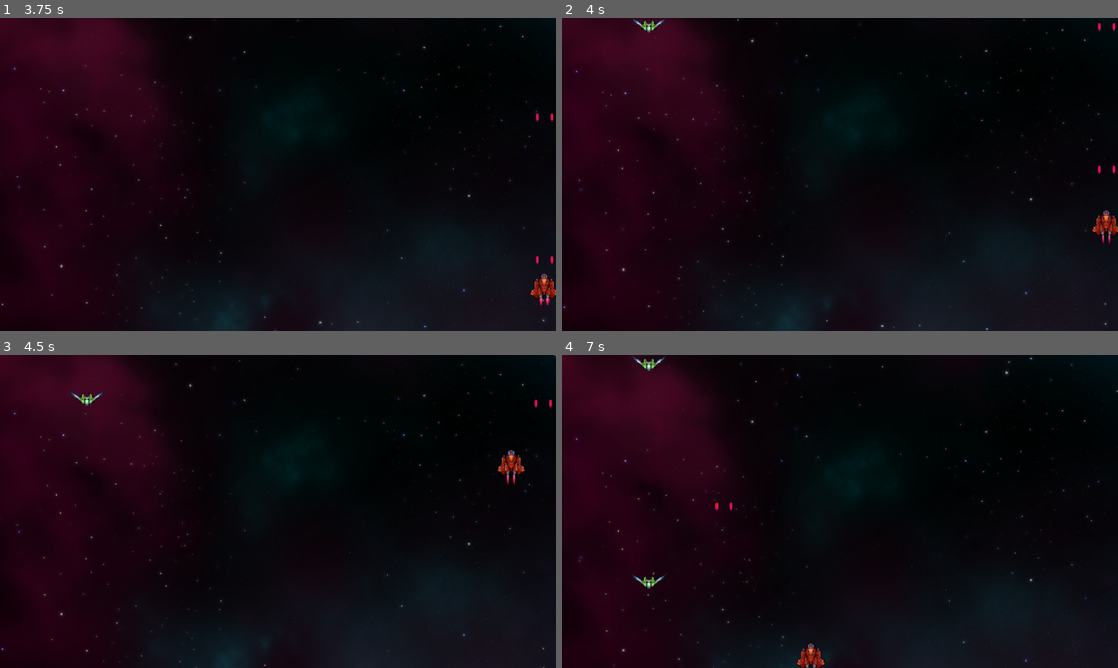
Above: before the commit, frames 1-4 (two rows, left to right).
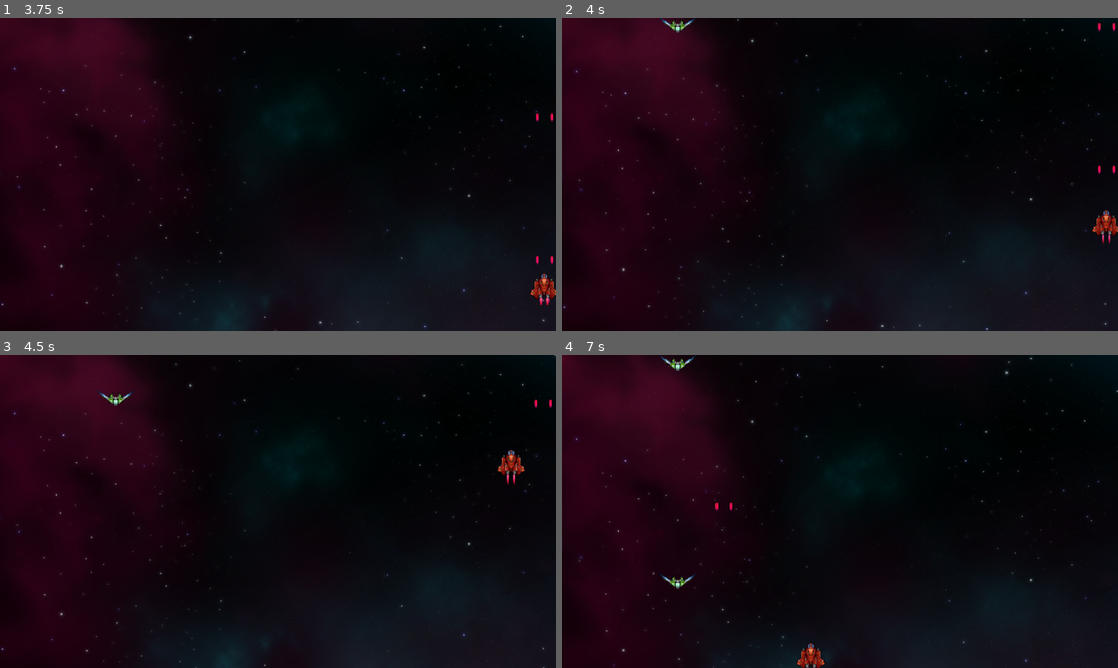
Above: after the commit, the same moments.

Repository: etse/2D-arcade-shooter
Game: Godot game, scene res://screens/MainMenu/MainMenu.tscn
Same seed, same stepped clock (60 frames per second), same inputs: the game is played once before the commit and once after it.
Inputs:
- Up to frame 1 (3.75 s): click "Start game" at 0.5 s; hold Right (move_right) 1.28-2.03 s; hold Space (shoot) 1.28-2.03 s; hold Down (move_down) 2.03-2.78 s; tap Space (shoot) at 2.1, 3.6 s; hold Right (move_right) 2.78-3.53 s; hold Space (shoot) 2.78-3.53 s; hold Up (move_up) from 3.53 s (still down)
- Up to frame 2 (4 s): keep holding Up (move_up)
- Up to frame 3 (4.5 s): release Up (move_up) at 4.28 s; hold Left (move_left) from 4.28 s (still down); hold Space (shoot) from 4.28 s (still down)
- Up to frame 4 (7 s): release Space (shoot) at 5.03 s; tap Space (shoot) at 5.1, 6.6 s; release Left (move_left) at 5.78 s; hold Down (move_down) 5.78-6.53 s; hold Space (shoot) 5.78-6.53 s; hold Right (move_right) from 6.53 s (still down)

Frame 1 is identical in both runs. In frame 2, 0.2% of the frame differs, in the area x 12-24%, y 0-5%; in frame 3, 0.2%; in frame 4, 0.4%, in the area x 12-25%, y 0-75%.

Commit message:
Legger til flere spawnpunkter i level 1

Diff:
--- a/screens/Level/levels/Level1.tscn
+++ b/screens/Level/levels/Level1.tscn
@@ -10,11 +10,22 @@
 autostart = true
 
 [node name="StartLeft" type="Position2D" parent="."]
-position = Vector2( 300, -90 )
+position = Vector2( 400, -90 )
+
+[node name="StartCenter" type="Position2D" parent="."]
+position = Vector2( 950, -90 )
+
+[node name="StartRight" type="Position2D" parent="."]
+position = Vector2( 1500, -90 )
 
 [node name="EndLeft" type="Position2D" parent="."]
-position = Vector2( 300, 1170 )
+position = Vector2( 400, 1170 )
+
+[node name="EndCenter" type="Position2D" parent="."]
+position = Vector2( 950, 1170 )
+
+[node name="EndRight" type="Position2D" parent="."]
+position = Vector2( 1500, 1170 )
 
 [node name="tween" type="Tween" parent="."]
-
 [connection signal="timeout" from="Timer" to="." method="_on_Timer_timeout"]
--- a/screens/MainMenu/MainMenu.tscn
+++ b/screens/MainMenu/MainMenu.tscn
@@ -19,6 +19,7 @@
 font_data = ExtResource( 3 )
 
 [node name="MainMenu" type="Control"]
+editor/display_folded = true
 anchor_right = 1.0
 anchor_bottom = 1.0
 theme = SubResource( 2 )
@@ -100,7 +101,7 @@
 
 [node name="Label" type="Label" parent="MenuContainer/OptionsPanel/VerticalContainer/MasterVolume"]
 margin_left = 154.0
-margin_right = 234.0
+margin_right = 230.0
 margin_bottom = 33.0
 text = "Master"
 
@@ -118,7 +119,7 @@
 
 [node name="Label" type="Label" parent="MenuContainer/OptionsPanel/VerticalContainer/MusicVolume"]
 margin_left = 154.0
-margin_right = 223.0
+margin_right = 221.0
 margin_bottom = 33.0
 text = "Music"
 
@@ -136,7 +137,7 @@
 
 [node name="Label" type="Label" parent="MenuContainer/OptionsPanel/VerticalContainer/SFXVolume"]
 margin_left = 154.0
-margin_right = 199.0
+margin_right = 198.0
 margin_bottom = 33.0
 text = "SFX"
 
@@ -158,7 +159,6 @@
 volume_db = -20.0
 autoplay = true
 bus = "music"
-
 [connection signal="pressed" from="MenuContainer/Control/StartGameButton" to="." method="_on_StartGameButton_pressed"]
 [connection signal="pressed" from="MenuContainer/Control/OptionsButton" to="." method="_on_OptionsButton_pressed"]
 [connection signal="about_to_show" from="MenuContainer/OptionsPanel" to="." method="_on_OptionsPanel_about_to_show"]
